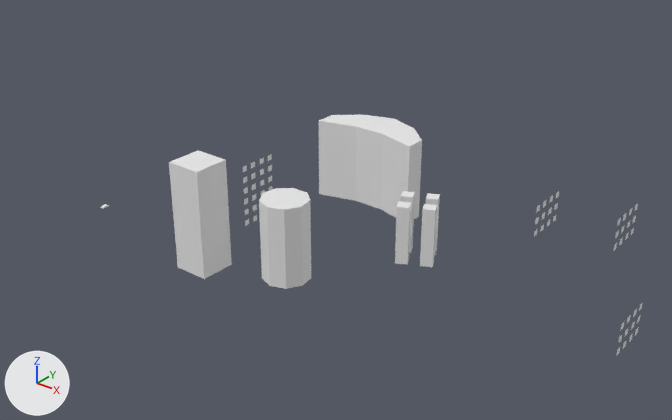
One commit to the Blender file assets/3d_scene/U2E.blend: the scene before it, then after it.
Rendered twice from a 50 mm camera at (171.0, -287.0, 142.0) aimed at (0.0, -72.0, 9.0). Every picture has the same lights, and +X, +Y and +Z are marked at lower left. The same objects are shown in both versions, whatever each file hides.

Names of what the first picture shows: 'Building08_1', 'Building21', 'BuildingC_1', 'BuildingH', 'fcirto01_1', 'fcirto01_2', 'fcirto01_3', 'fcirto01_4', 'fcirto01_5'.
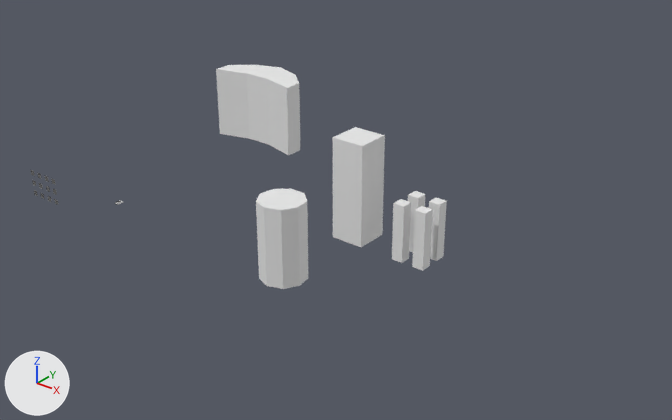
Changed parts and their boxes [x1, y1, x2, y2] in the pictures (672 x 420 px):
'BuildingC_1', moved
    before: [318, 115, 422, 219]
    after: [216, 65, 300, 156]
'Building08_1', moved
    before: [169, 150, 232, 279]
    after: [333, 127, 385, 247]
'Building21', moved
    before: [259, 188, 311, 289]
    after: [256, 189, 308, 289]
'BuildingH', moved, turned
    before: [395, 191, 440, 267]
    after: [392, 191, 447, 271]
'fcirto01_3', moved, turned
    before: [534, 191, 559, 236]
    after: [31, 170, 58, 205]
'fcirto01_5', moved, turned (not visible afterwards)
    before: [242, 154, 272, 194]
'fcirto01_2', moved, turned (not visible afterwards)
    before: [616, 302, 643, 356]
'fcirto01_4', moved, turned (not visible afterwards)
    before: [613, 203, 638, 251]
'fcirto01_1', moved, turned (not visible afterwards)
    before: [244, 186, 273, 226]

The change, as a list of edits to the scene's bpy script:
```text
Change ob_building08_1:
    ob_building08_1.location: (-23.9, -46.6, 0.7) -> (0.0, 0.0, 0.0)
Change ob_building21:
    ob_building21.location: (1.2, 0.0, 0.5) -> (0.0, 0.0, 0.0)
Change ob_buildingc_1:
    ob_buildingc_1.location: (71.8, -21.4, 0.6) -> (0.0, 0.0, 0.0)
Change ob_buildingh:
    ob_buildingh.rotation_euler: (0.0, 0.0, 0.461) -> (0.0, 0.0, 0.0)  # degrees (0, 0, 26) -> degrees (0, 0, 0)
    ob_buildingh.location: (-27.9, -20.6, 0.4) -> (0.0, 0.0, 0.0)
Change ob_fcirto01_1:
    ob_fcirto01_1.rotation_euler: (0.0, 0.0, -1.571) -> (0.0, 0.0, 0.0)  # degrees (0, 0, -90) -> degrees (0, 0, 0)
    ob_fcirto01_1.location: (92.3, -176.4, 0.0) -> (0.0, 0.0, 0.0)
Change ob_fcirto01_2:
    ob_fcirto01_2.rotation_euler: (0.0, 0.0, 1.571) -> (0.0, 0.0, 0.0)  # degrees (0, 0, 90) -> degrees (0, 0, 0)
    ob_fcirto01_2.location: (-15.9, 18.4, 0.0) -> (0.0, 0.0, 0.0)
Change ob_fcirto01_3:
    ob_fcirto01_3.rotation_euler: (0.0, 0.0, -1.571) -> (0.0, 0.0, 0.0)  # degrees (0, 0, -90) -> degrees (0, 0, 0)
    ob_fcirto01_3.location: (184.0, -150.9, 15.4) -> (0.0, 0.0, 0.0)
Change ob_fcirto01_4:
    ob_fcirto01_4.rotation_euler: (0.0, 0.0, -1.571) -> (0.0, 0.0, 0.0)  # degrees (0, 0, -90) -> degrees (0, 0, 0)
    ob_fcirto01_4.location: (205.6, -144.5, 15.3) -> (0.0, 0.0, 0.0)
Change ob_fcirto01_5:
    ob_fcirto01_5.rotation_euler: (0.0, 0.0, -1.571) -> (0.0, 0.0, 0.0)  # degrees (0, 0, -90) -> degrees (0, 0, 0)
    ob_fcirto01_5.location: (92.3, -176.4, 11.6) -> (0.0, 0.0, 0.0)
```
